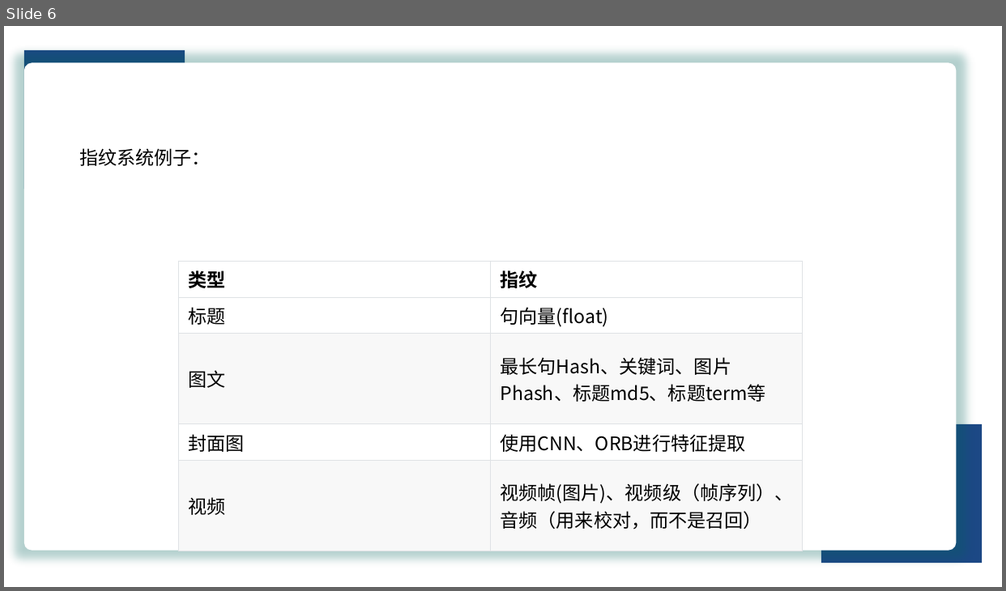
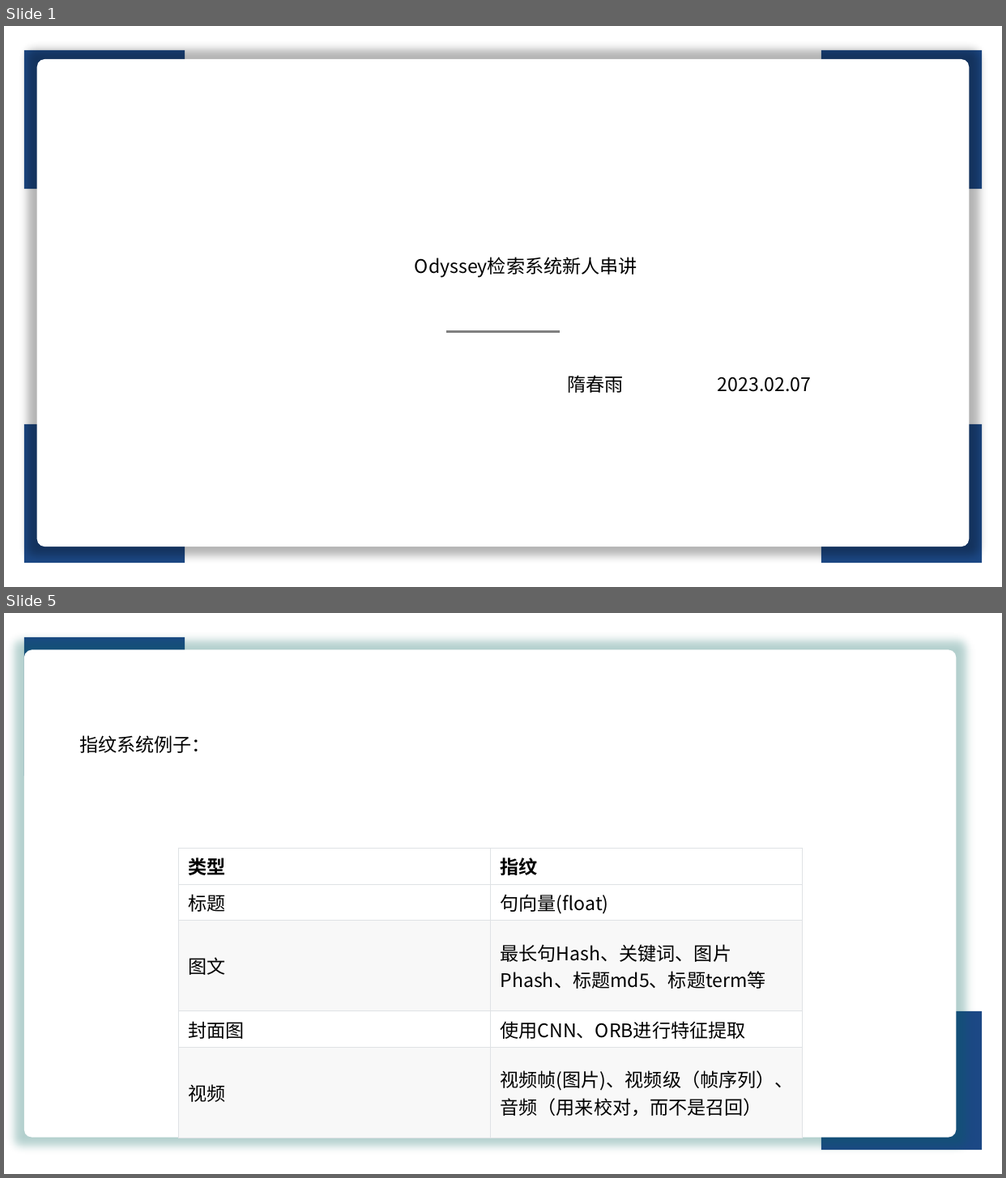
Before and after one commit to Capsfly/intern_share_info, a slide deck: 串讲.pptx. Shown one above the other, each under a label of ours: slide 6 before the commit, slides 1 and 5 after it; the slides between them are not shown. The pictures are 1006x591 and 1006x1178 pixels, drawn with LibreOffice and Linux fonts; fonts in the diff are those of the drawing. Boxes give left, top, right and bottom in pixels: in the first picture for what was removed or moved away, otherwise in the second. Text is boxed around its words. In the diff, an @@ line names an element or a change of style, - is before the commit and + after.

```diff
--- a/串讲.pptx
+++ b/串讲.pptx
@@ slide 1 added at [4, 26, 1002, 587], background #FFFFFF @@
@@ rectangle added at [24, 50, 185, 189], fill #1C4885 @@
@@ rounded rectangle added at [37, 59, 969, 547], fill #FFFFFF @@
@@ rectangle added at [821, 50, 982, 189], fill #1C4885 @@
@@ text added at [415, 257, 637, 278], 18 pt, text #000000 @@
+Odyssey检索系统新人串讲
@@ line added from (446, 332) to (560, 332), #808080 2 pt @@
@@ text added at [567, 375, 623, 393], 18 pt, text #000000 @@
+隋春雨
@@ text added at [718, 377, 811, 392], 18 pt, text #000000 @@
+2023.02.07
@@ rectangle added at [24, 425, 185, 563], fill #1C4885 @@
@@ rectangle added at [821, 425, 982, 563], fill #1C4885 @@
@@ what was slide 6 is now slide 5 @@
```
Also in this commit, not shown: 6 slides changed, 9 other slides added, 5 slides removed, 1 other file.
